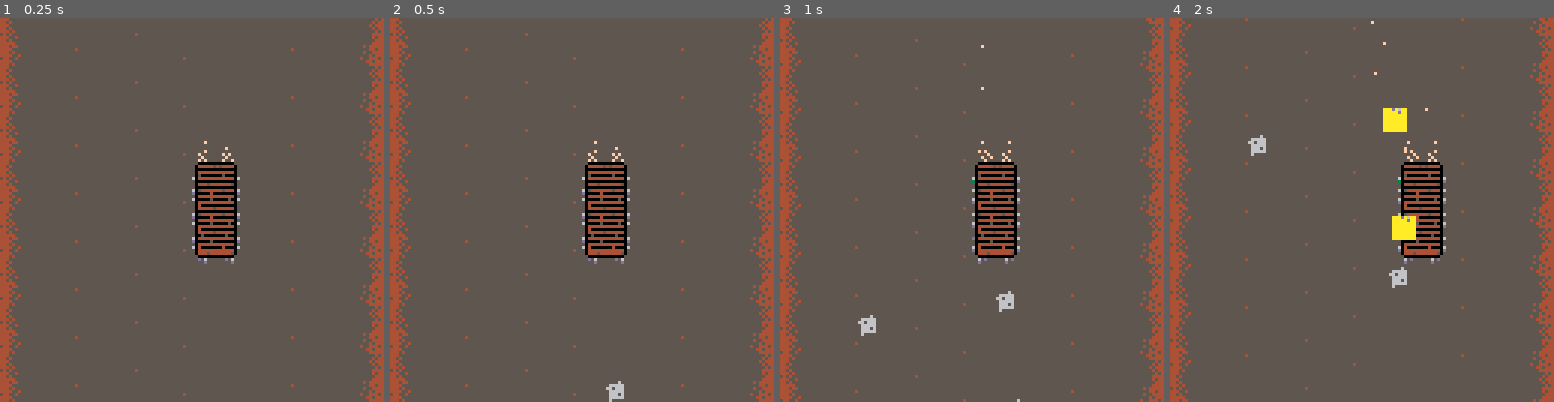
Above: before the commit, frames 1-4 (left to right).
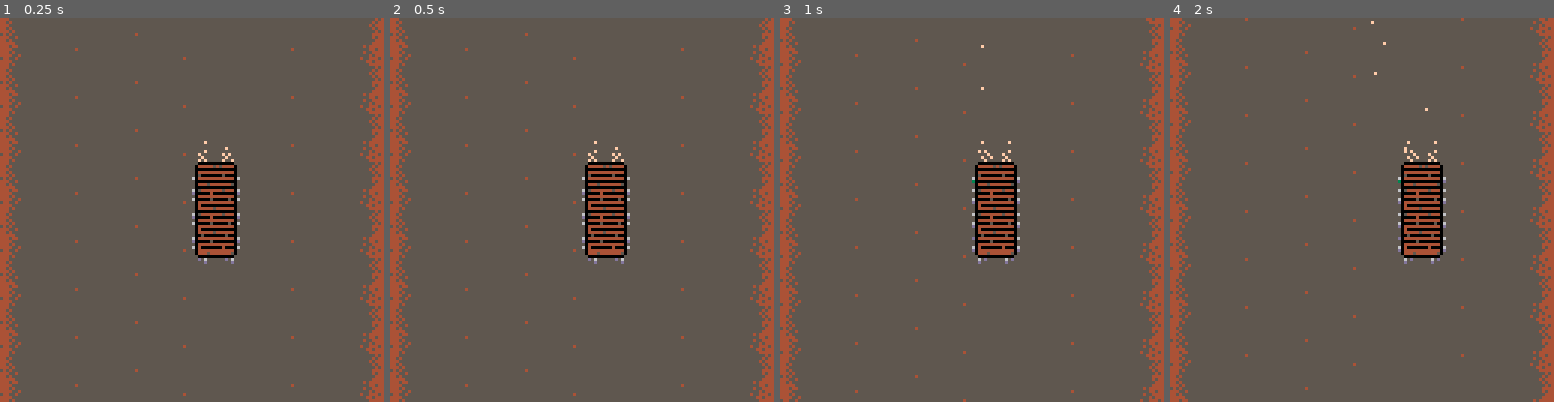
Above: after the commit, the same moments.

Repository: westonkd/bridge4
Game: PICO-8 cartridge bridge4.p8
The game is run twice, just before and just after one commit, with the same random seed, the same clock (stepped at 60 frames per second) and the same inputs.
Inputs:
- Up to frame 1 (0.25 s): no input
- Up to frame 2 (0.5 s): no input
- Up to frame 3 (1 s): no input
- Up to frame 4 (2 s): hold Right from 1.6 s (still down)

Frame 1 is identical in both runs. In frame 2, 0.2% of the frame differs, in the area x 56-61%, y 94-100%; in frame 3, 0.3%; in frame 4, 1.1%, in the area x 20-65%, y 23-71%.

Commit message:
Add rock collision detection

Diff:
--- a/bridge4.p8
+++ b/bridge4.p8
@@ -1,5 +1,5 @@
 pico-8 cartridge // http://www.pico-8.com
-version 10
+version 8
 __lua__
 objects = {}
 collidables = {}
@@ -24,10 +24,10 @@
   end
 
   obj.drawstone = function(this)
-    if (this.clock % 2 == 0 and this.clock ~= this.lastrocktime) then
+    if (this.clock % 30 == 0 and this.clock ~= this.lastrocktime) then
       if rnd(1) < this.level then
         this.lastrocktime = this.clock
-        add(collidables, stoneconstruct(rnd(120),128))
+        --add(collidables, stoneconstruct(rnd(120),128))
         add(objects, stoneconstruct(rnd(120),128))
       end
     end
@@ -40,15 +40,17 @@
   obj.clock = 0
   obj.name = 'decoration'
   obj.position = {x = x, y = y}
-  obj.sprite = 25
+  obj.sprite = 33
 
   obj.update = function(this)
     if (btn(2)) this.position.y += 1
     this.position.y -= 2
 
-    if (abs((this.position.x + 4) - (bridge.position.x + 8)) < 8) then
-      if (abs((this.position.y + 4) - (bridge.position.y + 16)) < 16) then
-        this.sprite = 56
+    if (abs((this.position.x + 4) - (bridge.position.x + 8)) < 10) then
+      if (this.position.y > 0 and abs((this.position.y + 4) - (bridge.position.y + 16)) < 16) then
+        this.sprite = 25
+        bridge.loserunner(bridge)
+        printh(this.position.x .. ', ' .. this.position.y)
       end
     end
   end
@@ -88,7 +90,6 @@
   obj.update = function(this)
     if (btn(0) and this.position.x > 0) this.position.x -= 1
     if (btn(1) and this.position.x < 895) this.position.x += 1
-    if (this.collision(this, 1)) this.loserunner(this)
   end
 
   obj.collision = function(this, spriteflag)
@@ -194,13 +195,13 @@
 0000000044455455555555555555454400000000300000000000000da00000000000000aaa00454f444440000000000000000000000000000000000000000000
 0000000044545555555555555555544400000000a04445444444450aa04445444444450a000f0000f000f0000000000000000000000000000000000000000000
 0000000044444555555555555555444400000000a00000000000000aa00000000000000a00000000000000000000000000000000000000000000000000000000
-00000000444544555555555554544444000000006054444444544406605444444454440600000600000000000000000000000000000000000000000000000000
-0000000044445555555555555554454400000000a00000400000000ad00000400000000d00666660000000000000000000000000000000000000000000000000
-0000000044454555555555555455444400000000a04444444444440aa04444444444440a06606660000000000000000000000000000000000000000000000000
-00000000444455455555555555545444000000006000005000005006600000500000500600666660000000000000000000000000000000000000000000000000
-0000000054455455555554554554445400000000d04444444444440da04444444444440a00666060000000000000000000000000000000000000000000000000
-00000000444455555555555555445444000f0000a04000000000000aa04000000000000a00666660000000000000000000000000000000000000000000000000
-0000000044454555555555555554444400000000a04444454444440aa04444454444440a00600000000000000000000000000000000000000000000000000000
+00000000444544555555555554544444000000006054444444544406605444444454440600000000000000000000000000000000000000000000000000000000
+0000000044445555555555555554454400000000a00000400000000ad00000400000000d00060000000000000000000000000000000000000000000000000000
+0000000044454555555555555455444400000000a04444444444440aa04444444444440a00606000000000000000000000000000000000000000000000000000
+00000000444455455555555555545444000000006000005000005006600000500000500600000600000000000000000000000000000000000000000000000000
+0000000054455455555554554554445400000000d04444444444440da04444444444440a06006000000000000000000000000000000000000000000000000000
+00000000444455555555555555445444000f0000a04000000000000aa04000000000000a00000000000000000000000000000000000000000000000000000000
+0000000044454555555555555554444400000000a04444454444440aa04444454444440a00000000000000000000000000000000000000000000000000000000
 0000000000000000555555555555555500000000a00500000005000aa00500000005000a00000000000000000000000000000000000000000000000000000000
 0000000000660000555555555555555500000000d044444444444406604444444444440600000000000000000000000000000000000000000000000000000000
 0000000006676000545555555555555500000000a00000500000000ad00000500000000d00000000000000000000000000000000000000000000000000000000
